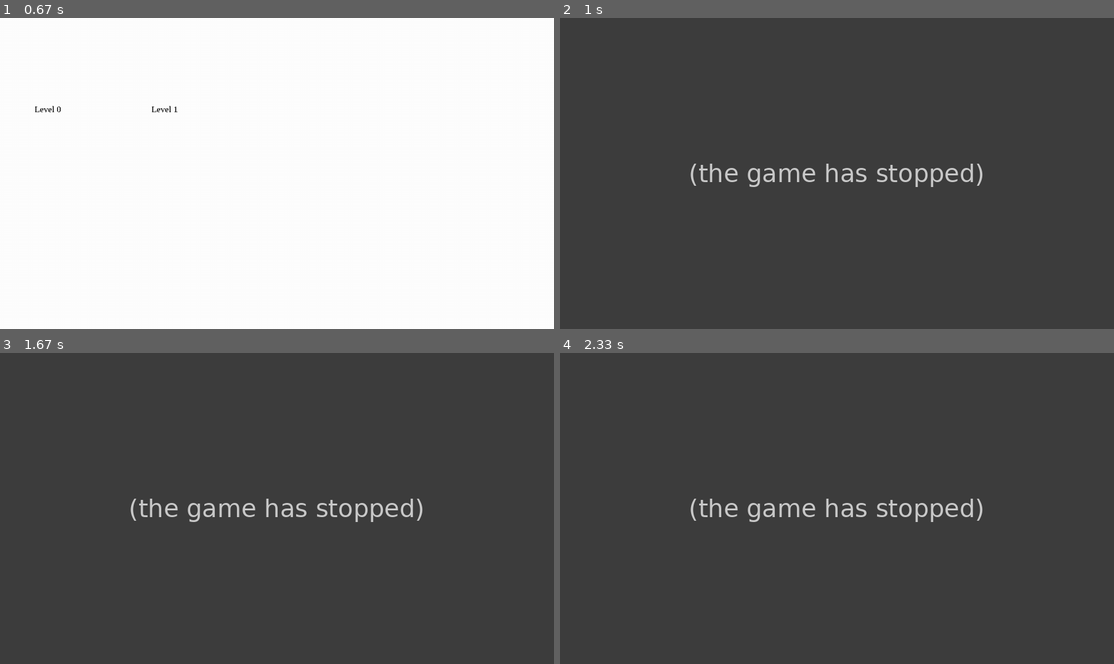
Above: before the commit, frames 1-4 (two rows, left to right).
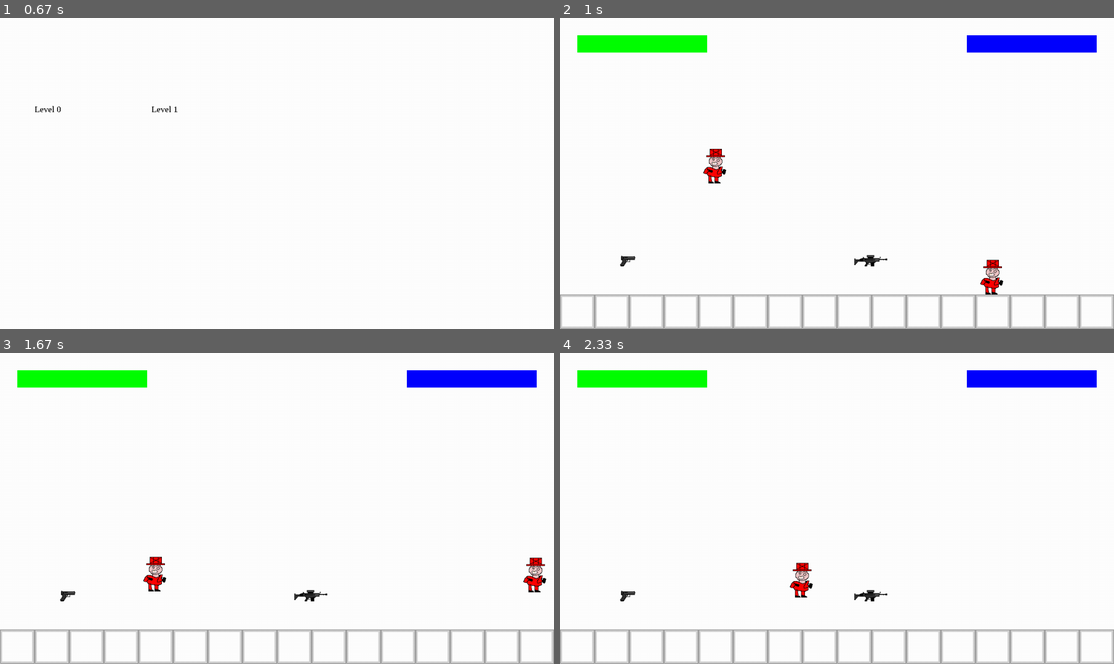
Above: after the commit, the same moments.

Repository: Me07111/Pygame-Platformer
Game: pygame game, started from Code/main.py
Two runs of this game, one before a commit and one after it. Both use one fixed random seed, a clock stepped at 60 frames per second and the inputs below.
Inputs (mouse positions are in pixels of both pictures, inside the frame that each line leads up to):
- Up to frame 1 (0.67 s): click "Play" at 0.38 s
- Up to frame 2 (1 s): click "Level 0" at 0.72 s
- Up to frame 3 (1.67 s): hold Right 1-1.47 s; move the mouse to (454, 499) at 1.03 s; hold Up from 1.5 s (still down); hold W from 1.5 s (still down)
- Up to frame 4 (2.33 s): release Up at 1.8 s; release W at 1.8 s; hold Right 1.83-2.3 s; hold D 1.83-2.3 s

Frame 1 is identical in both runs. In frame 2, 100% of the frame differs, in the area x 0-100%, y 0-100%; in frame 3, 100%; in frame 4, 100%.
Error before the commit: TypeError: Level.update() missing 1 required positional argument: 'levelHandler' (levelhandl...; the game stopped at 0.73 s (later frames are placeholders)

Commit message:
it works now and new art:)

Diff:
--- a/Code/levelSelct.py
+++ b/Code/levelSelct.py
@@ -16,4 +16,4 @@
         for i in range(len(self.buttons)):
             button = self.buttons[i]
             if(button.update(self.screen)):
-                levelHandler.setLevel(Level)
+                levelHandler.setLevel(self.levels[i])
--- a/Code/mainMenu.py
+++ b/Code/mainMenu.py
@@ -1,6 +1,7 @@
 import pygame
 from button import Button
 from levelSelct import LevelSelect
+from level import Level
 class MainMenu:
     def __init__(self,screen,width,height,clock):
         self.quit = Button((width/2-200-50,height/2-50),(200,50),"Quit",pygame.Color(255,0,0),20,pygame.Color(0,0,0))
@@ -16,3 +17,4 @@
             pygame.quit()
         if(self.play.update(self.screen)):
             levelHandler.setLevel(LevelSelect(self.screen,self.width,self.height,self.clock,self.playerCount))
+            #levelHandler.setLevel(Level(self.screen,self.width,self.height,25,self.clock,2,0))
Binary file changed: Code/Graphics/Character.png
Binary file changed: Code/Graphics/Pistol.png
Binary file changed: Code/Graphics/Platform.png
Binary file changed: Code/Graphics/ar.png
Binary file changed: Graphics/Character.png
Binary file changed: Graphics/Pistol.png
Binary file changed: Graphics/Platform.png
Binary file changed: Graphics/ar.png
